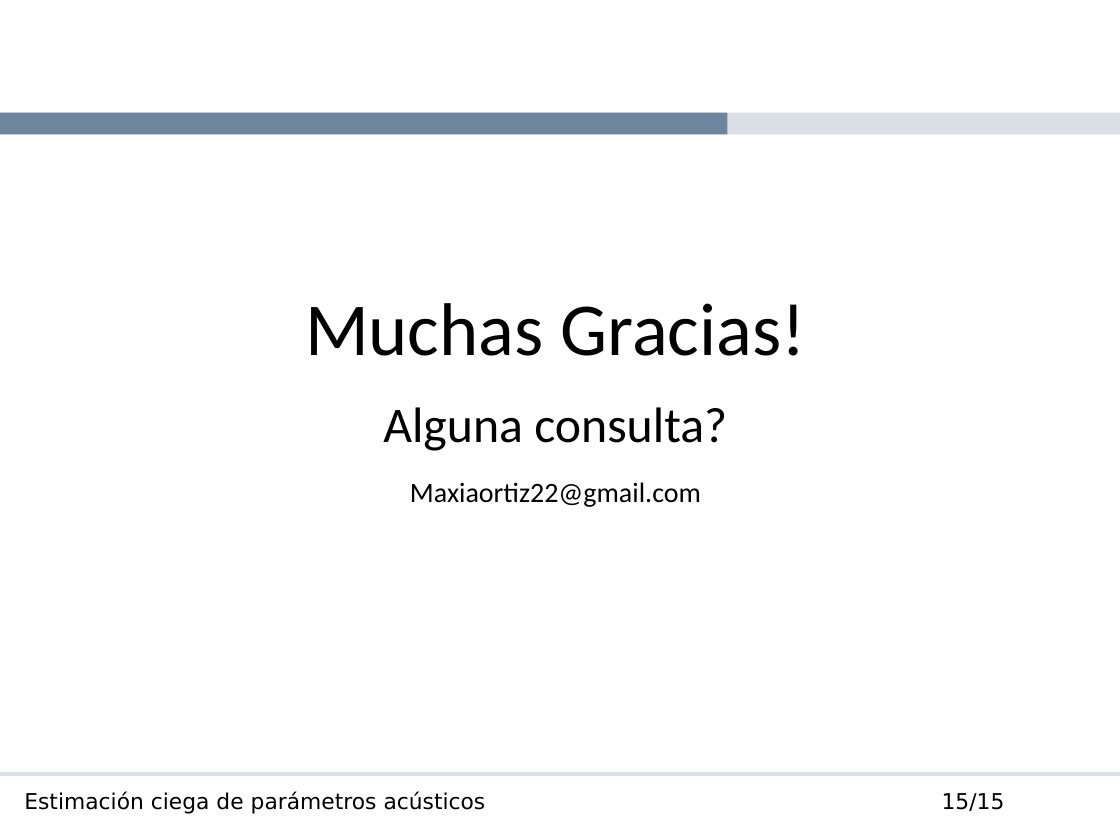
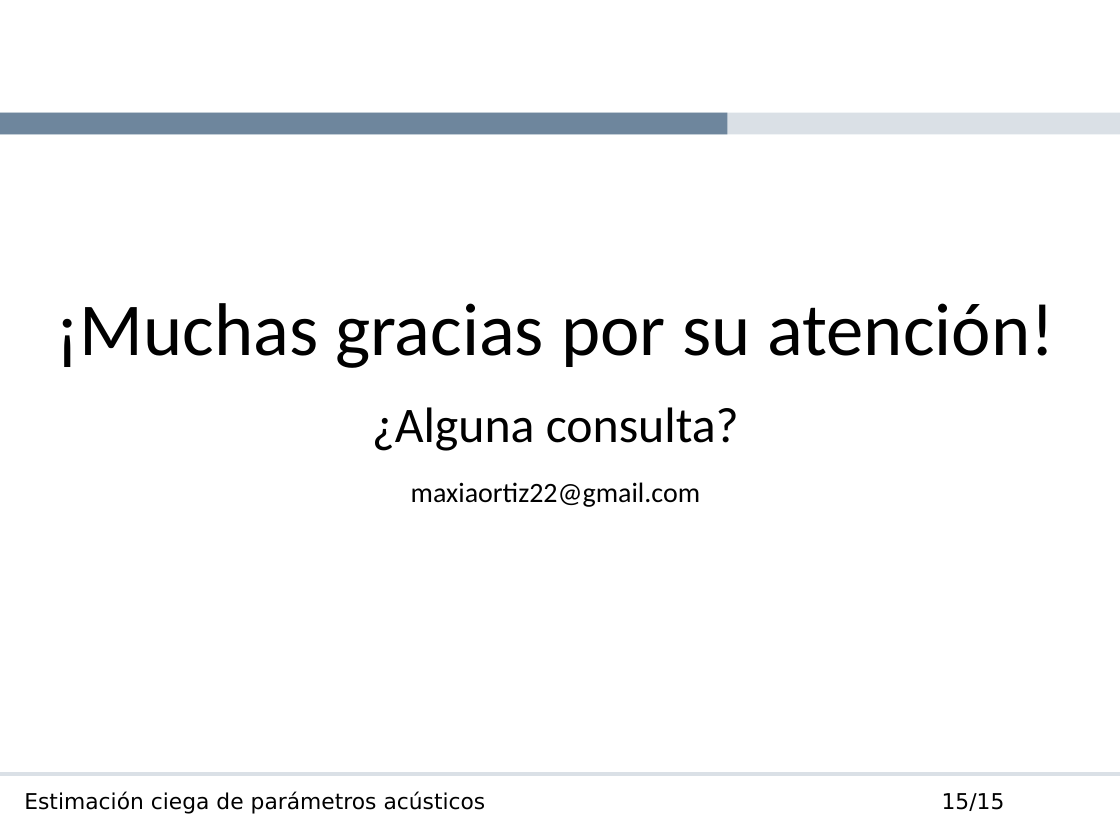
Before and after one commit to maxiaortiz22/thesis-report, a slide deck: slide 16 of Estimación ciega de parámetros acústicos de un recinto - Ortiz.pptx (slide 15 before the commit). Drawn at 1120x840 pixels with LibreOffice and Linux fonts; fonts in the diff are those of the drawing; background and template pictures are left out. Boxes give left, top, right and bottom in pixels: in the first picture for what was removed or moved away, otherwise in the second. Text is boxed around its words. In the diff, an @@ line names an element or a change of style, - is before the commit and + after.

```diff
--- a/Estimación ciega de parámetros acústicos de un recinto - Ortiz.pptx
+++ b/Estimación ciega de parámetros acústicos de un recinto - Ortiz.pptx
@@ text at [56, 303, 1055, 507]: text changed; size 18 to 48 pt @@
-Muchas Gracias!
-Alguna consulta?
-Maxiaortiz22@gmail.com
+¡Muchas gracias por su atención!
+¿Alguna consulta?
+maxiaortiz22@gmail.com
```
Also in this commit, not shown: 13 other slides changed, 1 slide added, 51 other files.
